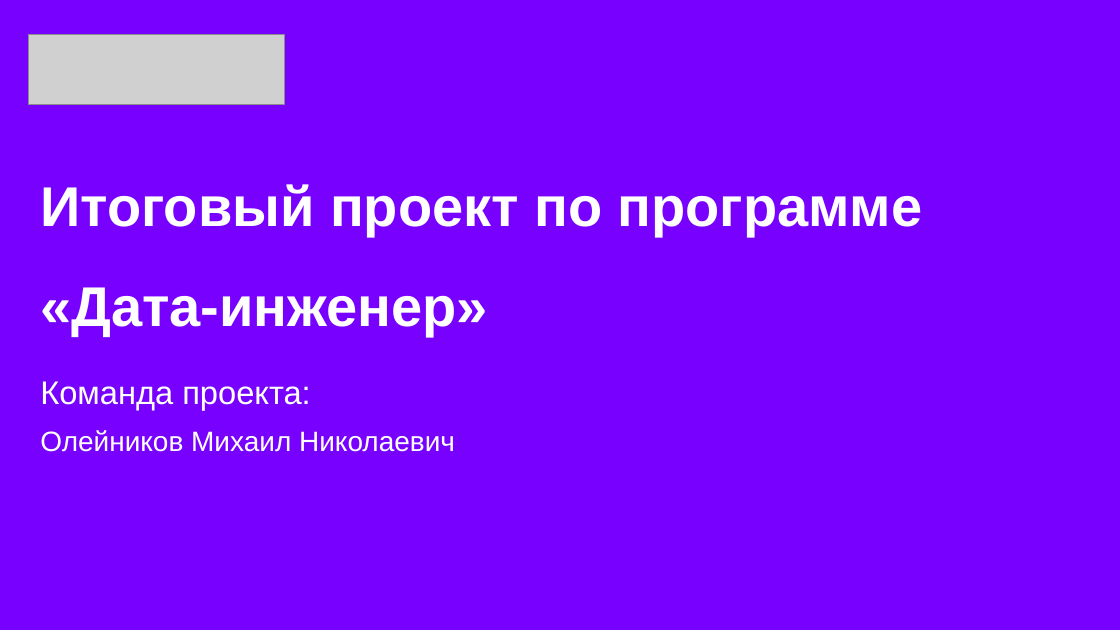
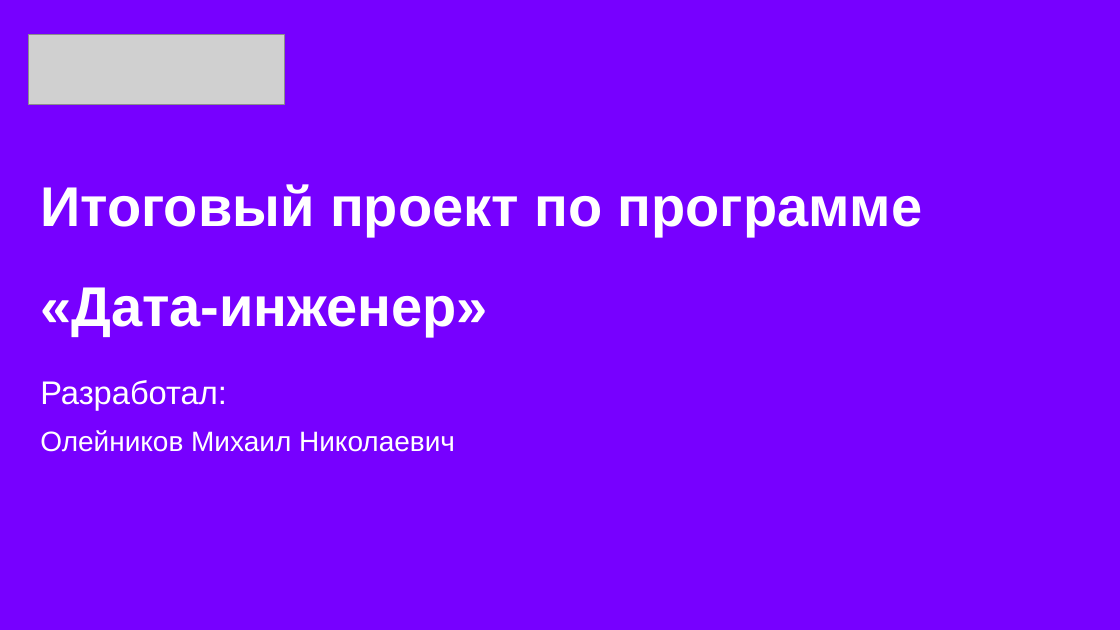
Before and after one commit to Olmeor/Data-engineer_Rostelecom_programming_school, a slide deck: slide 1 of Сertification/presentation.pptx. Drawn at 1120x630 pixels with LibreOffice and Linux fonts; fonts in the diff are those of the drawing; grey boxes stand for pictures. Boxes give left, top, right and bottom in pixels: in the first picture for what was removed or moved away, otherwise in the second. Text is boxed around its words. In the diff, an @@ line names an element or a change of style, - is before the commit and + after.

```diff
--- a/Сertification/presentation.pptx
+++ b/Сertification/presentation.pptx
@@ text at box(40, 380, 455, 452): text changed @@
-Команда проекта:
-Олейников Михаил Николаевич
+Разработал:
+Олейников Михаил Николаевич
```
Also in this commit, not shown: 4 slides added.
